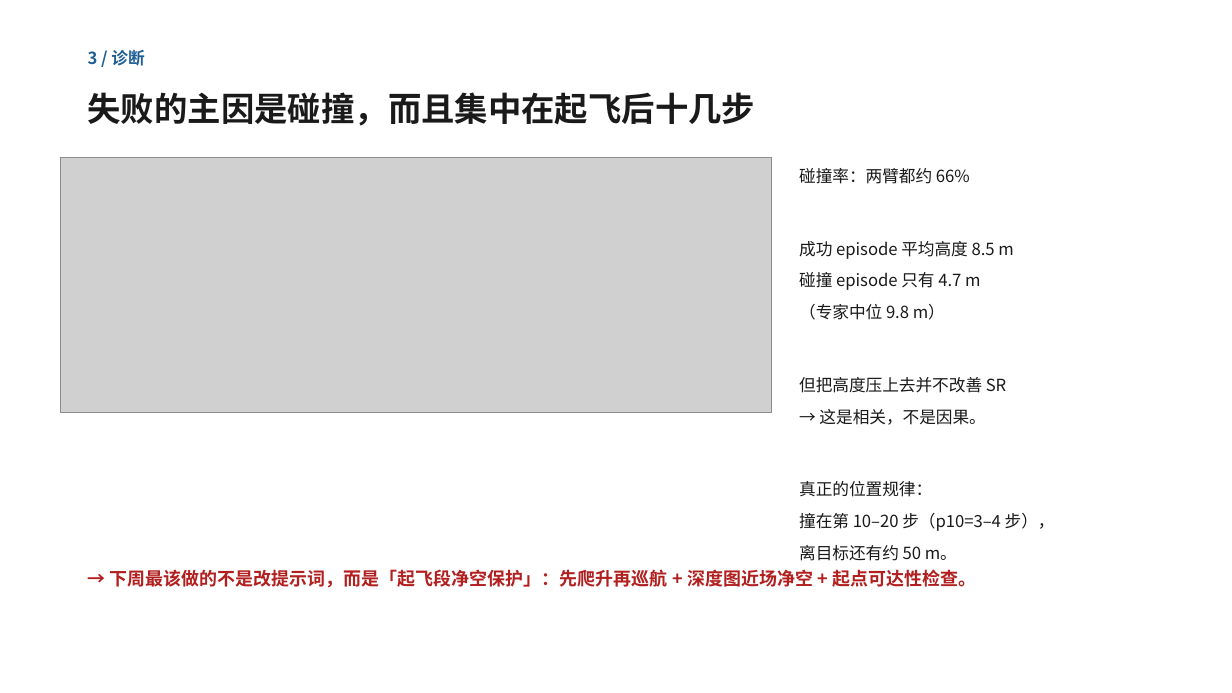
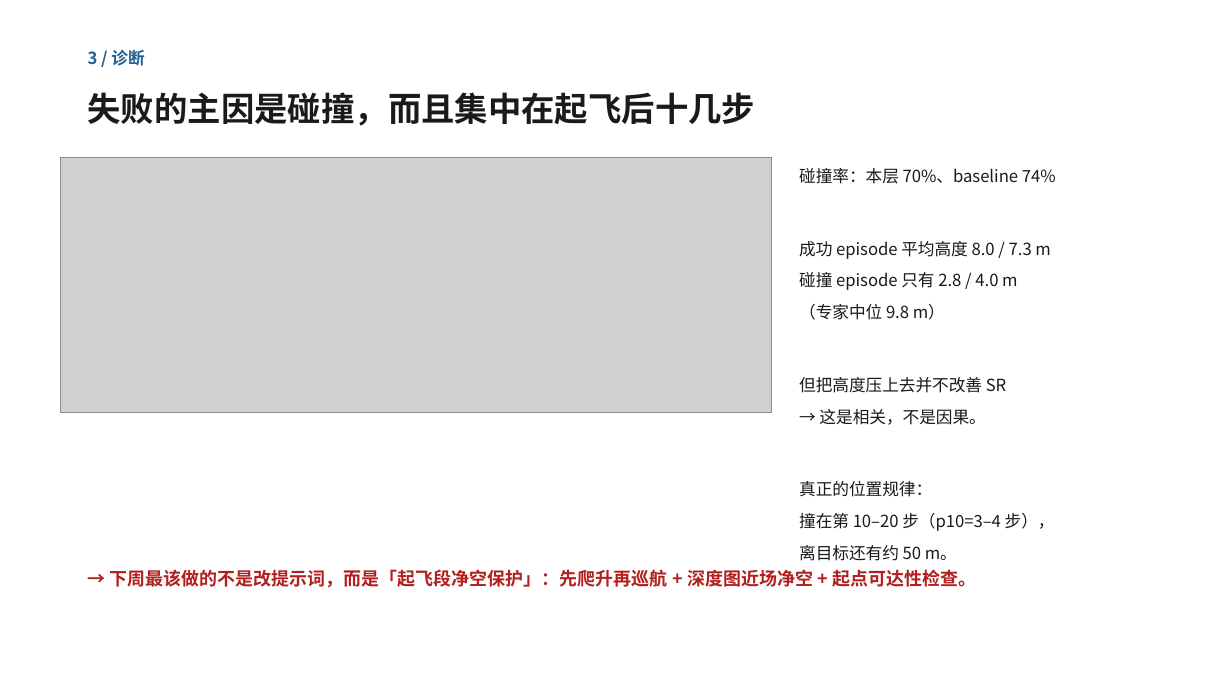
Before and after one commit to MaxHE911/aerovla-ltlf, a slide deck: slide 4 of work/group-meeting-2026-11-28.pptx. Drawn at 1232x693 pixels with LibreOffice and Linux fonts; fonts in the diff are those of the drawing; grey boxes stand for pictures. Boxes give left, top, right and bottom in pixels: in the first picture for what was removed or moved away, otherwise in the second. Text is boxed around its words. In the diff, an @@ line names an element or a change of style, - is before the commit and + after.

Commit message:
feat: complete the ModernCityMap RT set to N=33 (ours) / 35 (baseline) and update every document
Final numbers: ours SR .273, stage completion .624, NE 45.8 m; baseline SR .229, stage completion .229,
NE 54.3 m.  Paired exact McNemar on the 33 shared tasks: 5 both / 4 ours only / 3 baseline only / 21 neither
-> p = 1.00, so the success-rate difference is still not significant, while the process metrics are 2.7x apart.
Collision rates 70% vs 74%; mean altitude of succeeded episodes 8.03 / 7.25 m vs collided 2.77 / 3.97 m.
Report, morning report, deck and summary regenerated from the logs.

```diff
--- a/work/group-meeting-2026-11-28.pptx
+++ b/work/group-meeting-2026-11-28.pptx
@@ text at bbox=[799, 168, 1056, 290]: text changed @@
-碰撞率：两臂都约 66%
-成功 episode 平均高度 8.5 m
-碰撞 episode 只有 4.7 m
+碰撞率：本层 70%、baseline 74%
+成功 episode 平均高度 8.0 / 7.3 m
+碰撞 episode 只有 2.8 / 4.0 m
```
Also in this commit, not shown: 2 other slides changed, 8 other files.
